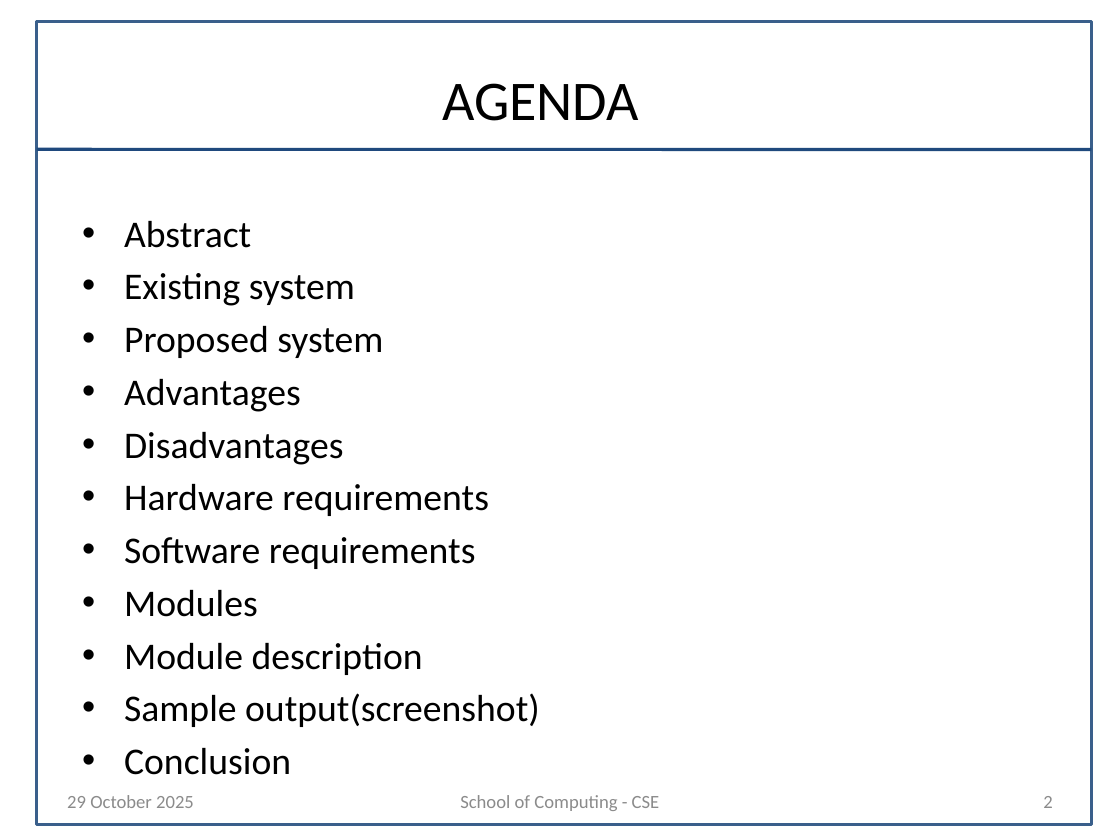
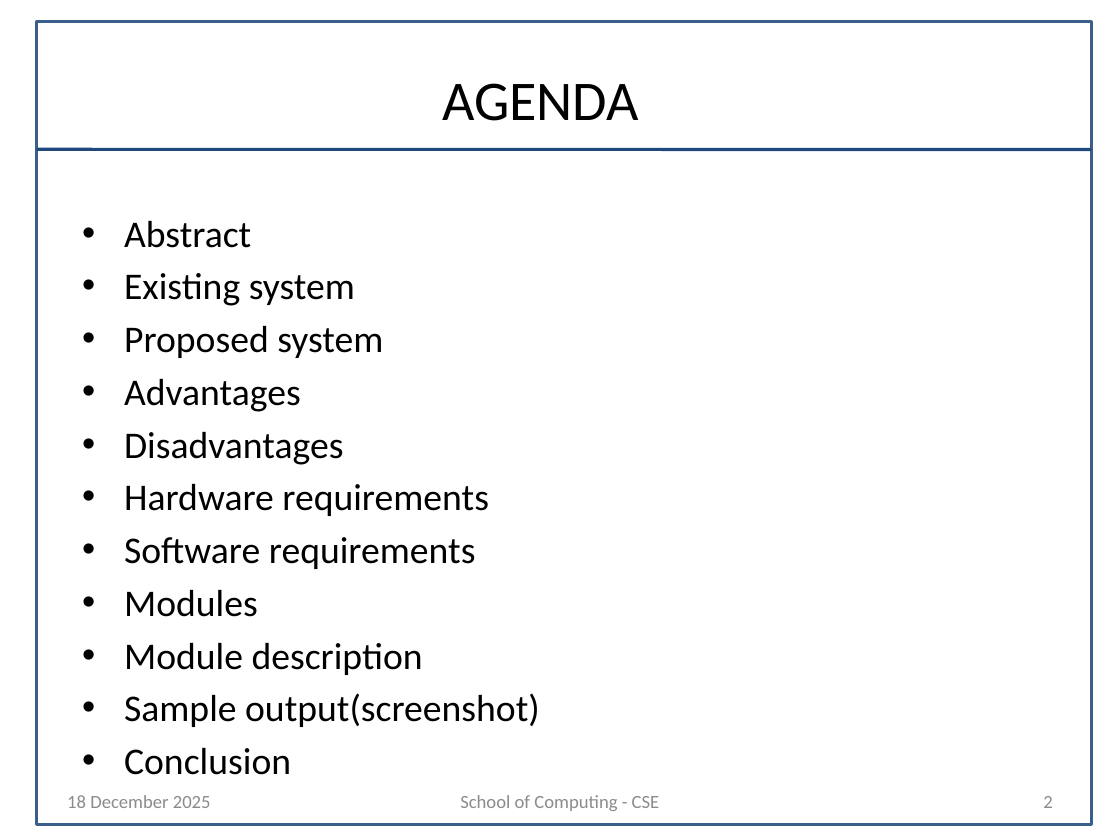
Before and after one commit to kookiebutter2105-pro/HealthCare-Hospital-Appointment-System, a slide deck: slide 2 of Hospital_Appointment_Booking_Presentation.pptx. Drawn at 1120x840 pixels with LibreOffice and Linux fonts; fonts in the diff are those of the drawing. Boxes give left, top, right and bottom in pixels: in the first picture for what was removed or moved away, otherwise in the second. Text is boxed around its words. In the diff, an @@ line names an element or a change of style, - is before the commit and + after.

```diff
--- a/Hospital_Appointment_Booking_Presentation.pptx
+++ b/Hospital_Appointment_Booking_Presentation.pptx
@@ text at <box>67,795,211,808</box>: text changed @@
-29 October 2025
+18 December 2025
```
Also in this commit, not shown: 3 other slides changed.
